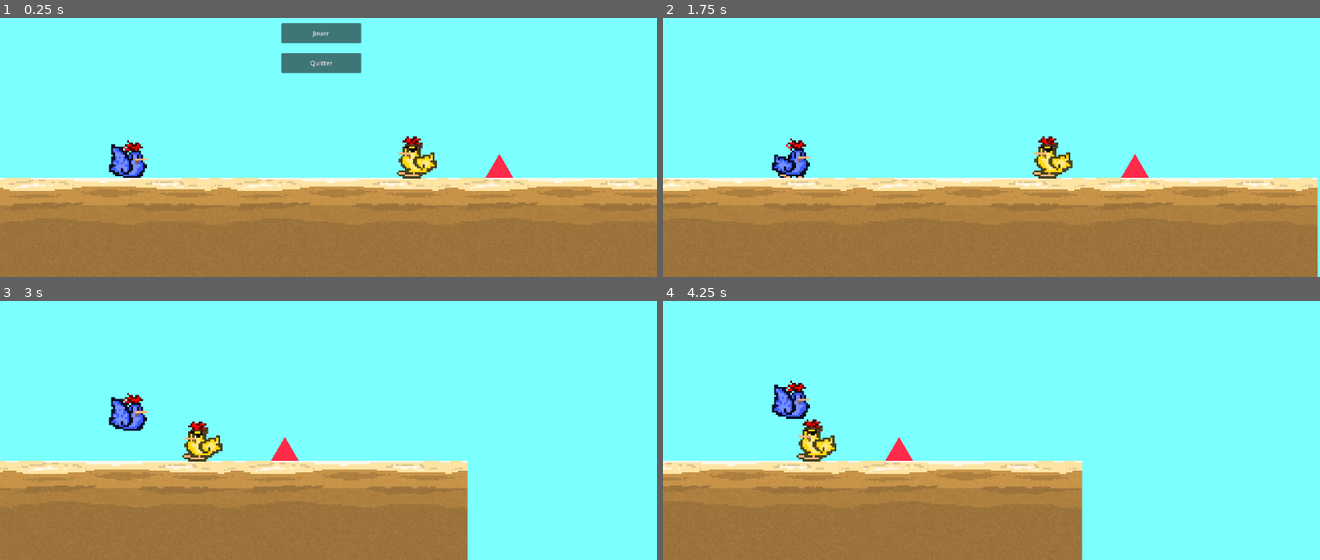
Above: before the commit, frames 1-4 (two rows, left to right).
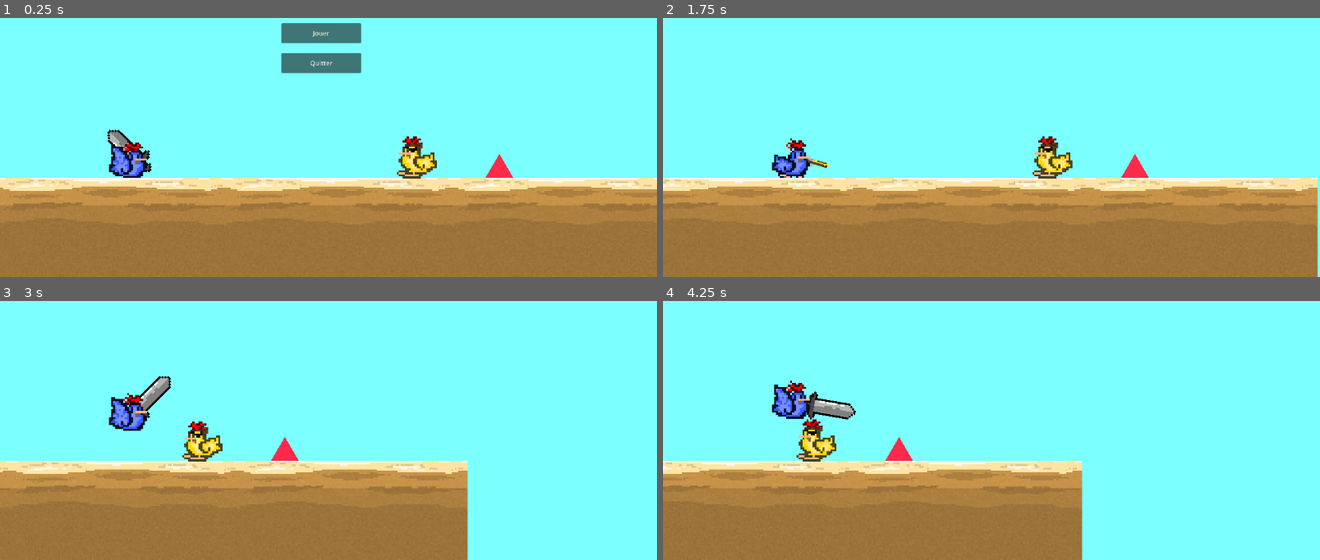
Above: after the commit, the same moments.

Repository: gameking773/FightOrFlightGameJamV
Game: Godot game, scene res://scene/game.tscn
Two runs of this game, one before a commit and one after it. Both use one fixed random seed, a clock stepped at 60 frames per second and the inputs below.
Inputs:
- Up to frame 1 (0.25 s): no input
- Up to frame 2 (1.75 s): click "Jouer" at 0.5 s; tap W (attack) at 1.35 s; tap Space (jump) at 1.52 s; tap E (switch_weapon) at 1.55 s
- Up to frame 3 (3 s): tap E (switch_weapon) at 2.1 s; tap Space (jump) at 2.27 s; tap W (attack) at 2.3, 2.85 s
- Up to frame 4 (4.25 s): tap E (switch_weapon) at 3.05, 3.6 s; tap Space (jump) at 3.77 s; tap W (attack) at 3.8 s

The runs differ from the first frame. In frame 1, 0.3% of the frame differs, in the area x 16-24%, y 43-60%; in frame 2, less than 0.1%; in frame 3, 0.4%; in frame 4, 0.5%, in the area x 21-30%, y 34-46%.

Commit message:
Ajout du switch et des animations des armes

Diff:
--- a/scene/player.tscn
+++ b/scene/player.tscn
@@ -1,10 +1,124 @@
-[gd_scene load_steps=19 format=3 uid="uid://tjb08rwsg7id"]
+[gd_scene load_steps=25 format=3 uid="uid://tjb08rwsg7id"]
 
 [ext_resource type="Script" path="res://script/player.gd" id="1_7rxf8"]
 [ext_resource type="Texture2D" uid="uid://eoyupicak63x" path="res://texture/chick_spritesheet.png" id="2_0qk7n"]
 [ext_resource type="Script" path="res://script/spritehandle.gd" id="2_ee8jf"]
+[ext_resource type="Texture2D" uid="uid://bvq3qjmcubupm" path="res://texture/swordSprite.png" id="3_krgha"]
+[ext_resource type="Texture2D" uid="uid://dvmwworhtfv1q" path="res://texture/flintlockSprite.png" id="5_b7yng"]
 
 [sub_resource type="RectangleShape2D" id="RectangleShape2D_vfyvs"]
+
+[sub_resource type="Animation" id="Animation_k8gmw"]
+length = 0.001
+tracks/0/type = "value"
+tracks/0/imported = false
+tracks/0/enabled = true
+tracks/0/path = NodePath("sword:rotation")
+tracks/0/interp = 1
+tracks/0/loop_wrap = true
+tracks/0/keys = {
+"times": PackedFloat32Array(0),
+"transitions": PackedFloat32Array(1),
+"update": 0,
+"values": [-0.802851]
+}
+tracks/1/type = "value"
+tracks/1/imported = false
+tracks/1/enabled = true
+tracks/1/path = NodePath("sword:position")
+tracks/1/interp = 1
+tracks/1/loop_wrap = true
+tracks/1/keys = {
+"times": PackedFloat32Array(0),
+"transitions": PackedFloat32Array(1),
+"update": 0,
+"values": [Vector2(1.3, -18)]
+}
+tracks/2/type = "value"
+tracks/2/imported = false
+tracks/2/enabled = true
+tracks/2/path = NodePath("gun:position")
+tracks/2/interp = 1
+tracks/2/loop_wrap = true
+tracks/2/keys = {
+"times": PackedFloat32Array(0),
+"transitions": PackedFloat32Array(1),
+"update": 0,
+"values": [Vector2(53, 18)]
+}
+tracks/3/type = "value"
+tracks/3/imported = false
+tracks/3/enabled = true
+tracks/3/path = NodePath("gun:rotation")
+tracks/3/interp = 1
+tracks/3/loop_wrap = true
+tracks/3/keys = {
+"times": PackedFloat32Array(0),
+"transitions": PackedFloat32Array(1),
+"update": 0,
+"values": [0.279253]
+}
+
+[sub_resource type="Animation" id="Animation_qou4m"]
+resource_name = "sword"
+tracks/0/type = "value"
+tracks/0/imported = false
+tracks/0/enabled = true
+tracks/0/path = NodePath("sword:rotation")
+tracks/0/interp = 1
+tracks/0/loop_wrap = true
+tracks/0/keys = {
+"times": PackedFloat32Array(0.0333333, 0.2, 0.466667, 1),
+"transitions": PackedFloat32Array(1, 1, 1, 1),
+"update": 0,
+"values": [-0.802851, 1.74009, 1.74009, -0.802851]
+}
+tracks/1/type = "value"
+tracks/1/imported = false
+tracks/1/enabled = true
+tracks/1/path = NodePath("sword:position")
+tracks/1/interp = 1
+tracks/1/loop_wrap = true
+tracks/1/keys = {
+"times": PackedFloat32Array(0, 0.1, 0.2, 0.466667, 0.7, 1),
+"transitions": PackedFloat32Array(1, 1, 1, 1, 1, 1),
+"update": 0,
+"values": [Vector2(1.3, -18), Vector2(44.43, -47.702), Vector2(87.56, 23.175), Vector2(87.56, 23.175), Vector2(44.43, -41.888), Vector2(1.3, -18)]
+}
+
+[sub_resource type="Animation" id="Animation_6771a"]
+resource_name = "gunAtk"
+tracks/0/type = "value"
+tracks/0/imported = false
+tracks/0/enabled = true
+tracks/0/path = NodePath("gun:position")
+tracks/0/interp = 1
+tracks/0/loop_wrap = true
+tracks/0/keys = {
+"times": PackedFloat32Array(0, 0.0666667, 0.433333, 0.533333, 1),
+"transitions": PackedFloat32Array(1, 1, 1, 1, 1),
+"update": 0,
+"values": [Vector2(53, 18), Vector2(60.085, 7.705), Vector2(60.085, 7.705), Vector2(33.485, -23.67), Vector2(53, 18)]
+}
+tracks/1/type = "value"
+tracks/1/imported = false
+tracks/1/enabled = true
+tracks/1/path = NodePath("gun:rotation")
+tracks/1/interp = 1
+tracks/1/loop_wrap = true
+tracks/1/keys = {
+"times": PackedFloat32Array(0, 0.0666667, 0.433333, 0.533333, 1),
+"transitions": PackedFloat32Array(1, 1, 1, 1, 1),
+"update": 0,
+"values": [0.279253, 0.0, 3.15015e-08, -1.12748, 0.279253]
+}
+
+[sub_resource type="AnimationLibrary" id="AnimationLibrary_pfege"]
+_data = {
+"RESET": SubResource("Animation_k8gmw"),
+"gunAtk": SubResource("Animation_6771a"),
+"swordAtk": SubResource("Animation_qou4m")
+}
 
 [sub_resource type="AtlasTexture" id="AtlasTexture_4i7tt"]
 atlas = ExtResource("2_0qk7n")
@@ -350,11 +464,30 @@
 script = ExtResource("1_7rxf8")
 
 [node name="collisionbox" type="CollisionShape2D" parent="."]
+visible = false
 scale = Vector2(5, 5)
 shape = SubResource("RectangleShape2D_vfyvs")
 
 [node name="character" type="Node2D" parent="."]
 script = ExtResource("2_ee8jf")
+
+[node name="attackAnim" type="AnimationPlayer" parent="character"]
+libraries = {
+"": SubResource("AnimationLibrary_pfege")
+}
+
+[node name="sword" type="Sprite2D" parent="character"]
+visible = false
+position = Vector2(1.3, -18)
+rotation = -0.802851
+scale = Vector2(5, 5)
+texture = ExtResource("3_krgha")
+
+[node name="gun" type="Sprite2D" parent="character"]
+position = Vector2(53, 18)
+rotation = 0.279253
+scale = Vector2(3, 3)
+texture = ExtResource("5_b7yng")
 
 [node name="animatedSprite" type="AnimatedSprite2D" parent="character"]
 position = Vector2(0, -47)
@@ -364,6 +497,7 @@
 autoplay = "idle"
 
 [node name="playerArea" type="Area2D" parent="."]
+visible = false
 
 [node name="playerHurtbox" type="CollisionShape2D" parent="playerArea"]
 shape = SubResource("RectangleShape2D_gsy15")
--- a/script/player.gd
+++ b/script/player.gd
@@ -11,7 +11,7 @@
 var walkspeed = 0
 
 # If False, using a gun
-var isUsingSword = true
+@export var isUsingSword = true
 
 func gameover() -> void:
 	isMoving = false
@@ -50,9 +50,12 @@
 		if Input.is_action_just_pressed("jump") and is_on_floor():
 			velocity.y = JUMP_VELOCITY
 		if Input.is_action_just_pressed("switch_weapon"):
-			pass
+			isUsingSword = not isUsingSword
 		if Input.is_action_just_pressed("attack"):
-			pass
+			if isUsingSword:
+				$character/attackAnim.play("swordAtk")
+			else:
+				pass
 		if Input.is_action_just_pressed("pause"):
 			isMoving = false
 
--- a/script/spritehandle.gd
+++ b/script/spritehandle.gd
@@ -3,13 +3,10 @@
 @onready var player: CharacterBody2D = $".."
 @onready var sprite: AnimatedSprite2D = $animatedSprite
 
-# Called when the node enters the scene tree for the first time.
-func _ready() -> void:
-	pass # Replace with function body.
+func _process(_delta: float) -> void:
+	$sword.visible = player.isUsingSword
+	$gun.visible = not player.isUsingSword
 
-
-# Called every frame. 'delta' is the elapsed time since the previous frame.
-func _process(delta: float) -> void:
 	if not player.is_on_floor():
 		sprite.animation = "jump"
 	elif player.isAttacking:
Binary file added: texture/flintlockSprite.png
Not shown, added: texture/flintlockSprite.png.import
Binary file added: texture/swordSprite.png
Not shown, added: texture/swordSprite.png.import
